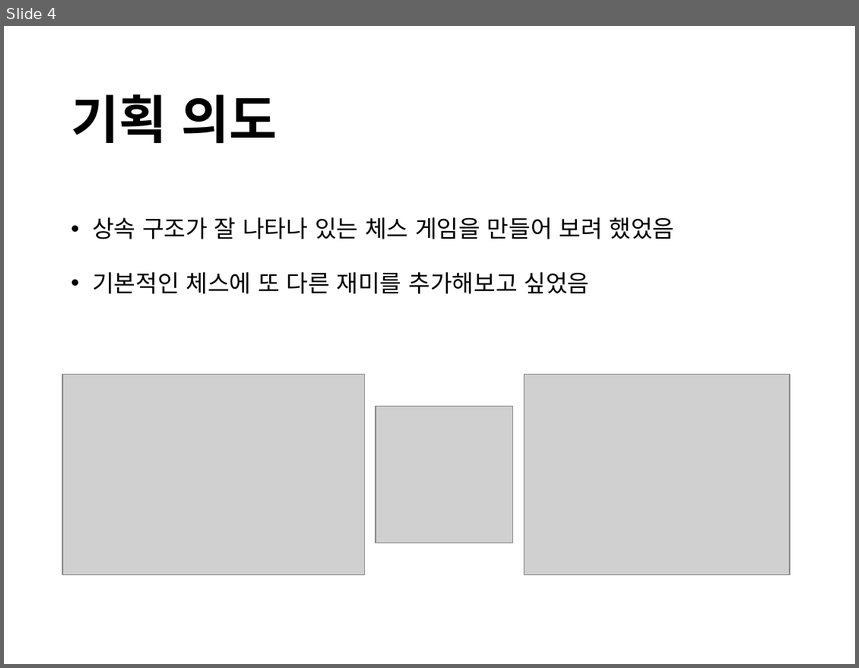
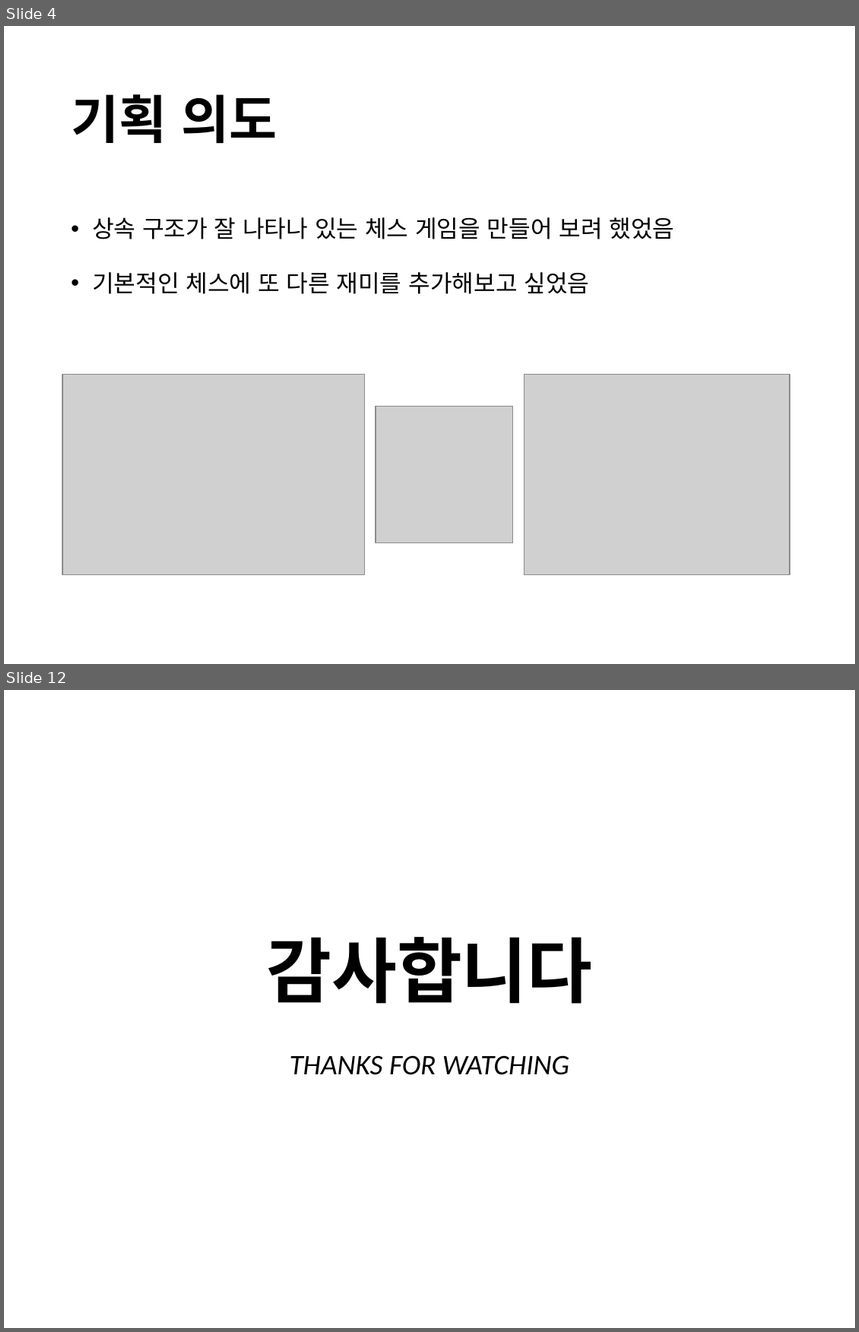
Before and after one commit to DaLae37/2017GamePrograming_Project, a slide deck: 어메이징 첵스.pptx. Shown one above the other, each under a label of ours: slide 4 before the commit, slides 4 and 12 after it; the slides between them are not shown. The pictures are 859x668 and 859x1332 pixels, drawn with LibreOffice and Linux fonts; fonts in the diff are those of the drawing; grey boxes stand for pictures. Boxes give left, top, right and bottom in pixels: in the first picture for what was removed or moved away, otherwise in the second. Text is boxed around its words. In the diff, an @@ line names an element or a change of style, - is before the commit and + after.

```diff
--- a/어메이징 첵스.pptx
+++ b/어메이징 첵스.pptx
@@ slide 12 added at (4, 690, 855, 1328), background #FFFFFF @@
@@ title added at (266, 937, 592, 1004), 60 pt, text #000000, bold @@
+감사합니다
@@ subtitle added at (290, 1056, 569, 1075), 24 pt, text #000000, italic @@
+THANKS FOR WATCHING
```
Also in this commit, not shown: 2 slides changed, 6 other slides added, 1 slide removed, 1 other file.
